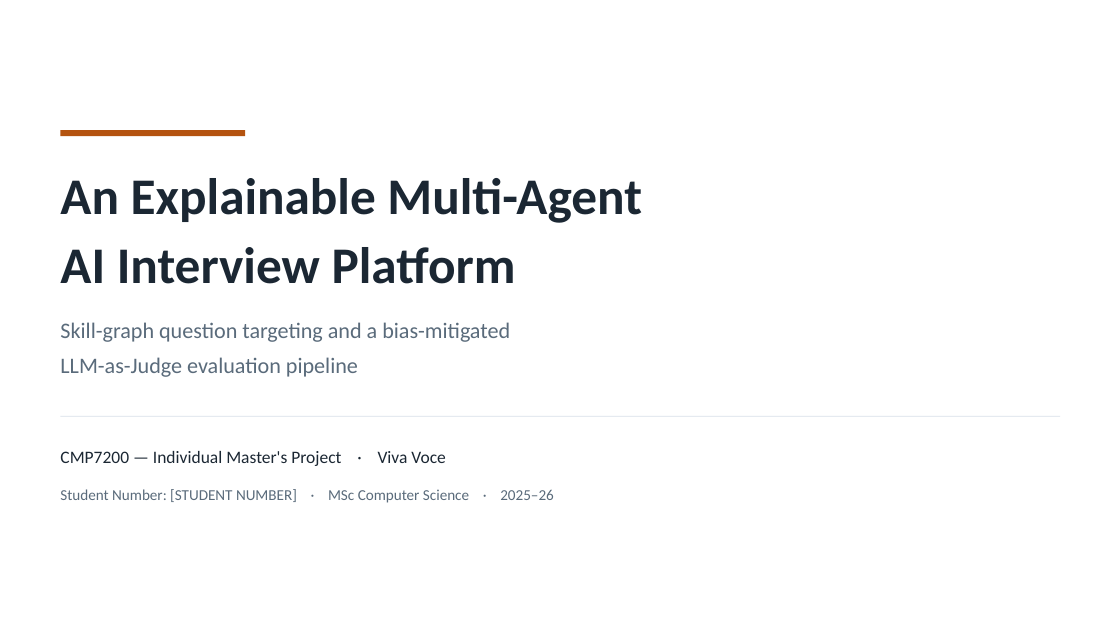
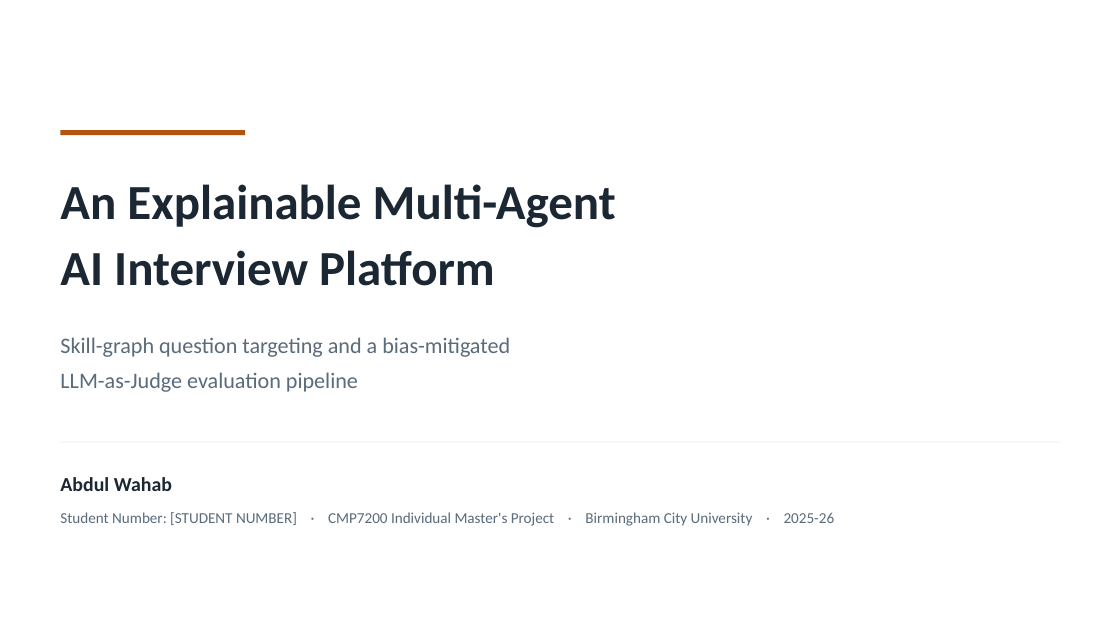
Before and after one commit to syedali254/interview_platform, a slide deck: slide 1 of submission/CMP7200_Viva_Presentation.pptx. Drawn at 1120x630 pixels with LibreOffice and Linux fonts; fonts in the diff are those of the drawing. Boxes give left, top, right and bottom in pixels: in the first picture for what was removed or moved away, otherwise in the second. Text is boxed around its words. In the diff, an @@ line names an element or a change of style, - is before the commit and + after.

```diff
--- a/submission/CMP7200_Viva_Presentation.pptx
+++ b/submission/CMP7200_Viva_Presentation.pptx
@@ text "An Explainable Multi-Agent" at (60,184,616,286): size 44 to 42 pt @@
@@ text "Skill-graph question targeting and a ...": place and size @@
-text "Skill-graph question targeting and a ..." at (60,322,510,377)
+text "Skill-graph question targeting and a ..." at (60,337,510,392)
@@ text "Skill-graph question targeting and a ..." at (60,337,510,392): line spacing 1.35 to 1.3 @@
@@ rectangle: place and size @@
-rectangle at (60,416,1060,417)
+rectangle at (60,441,1060,443)
@@ rectangle at (60,441,1060,443): fill #D8E0E8 to #F4F7FA @@
@@ text at (60,477,172,491): text changed; size 15 to 17 pt; bold on @@
-CMP7200 — Individual Master's Project · Viva Voce
+Abdul Wahab
@@ text at (60,512,835,526): text changed @@
-Student Number: [STUDENT NUMBER] · MSc Computer Science · 2025–26
+Student Number: [STUDENT NUMBER] · CMP7200 Individual Master's Project · Birmingham City University · 2025-26
```
Also in this commit, not shown: 9 slides added, 22 slides removed, 1 other file.
